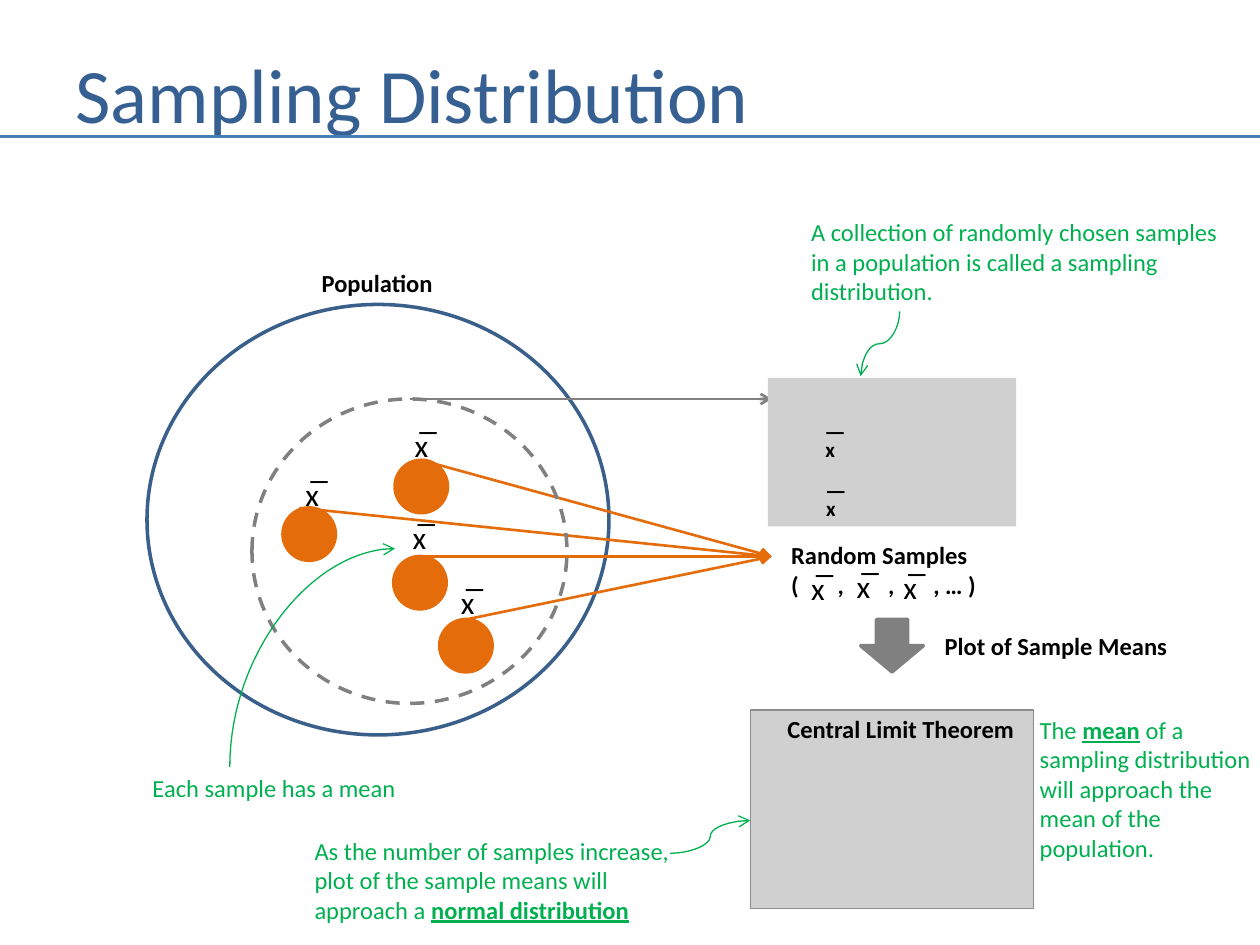
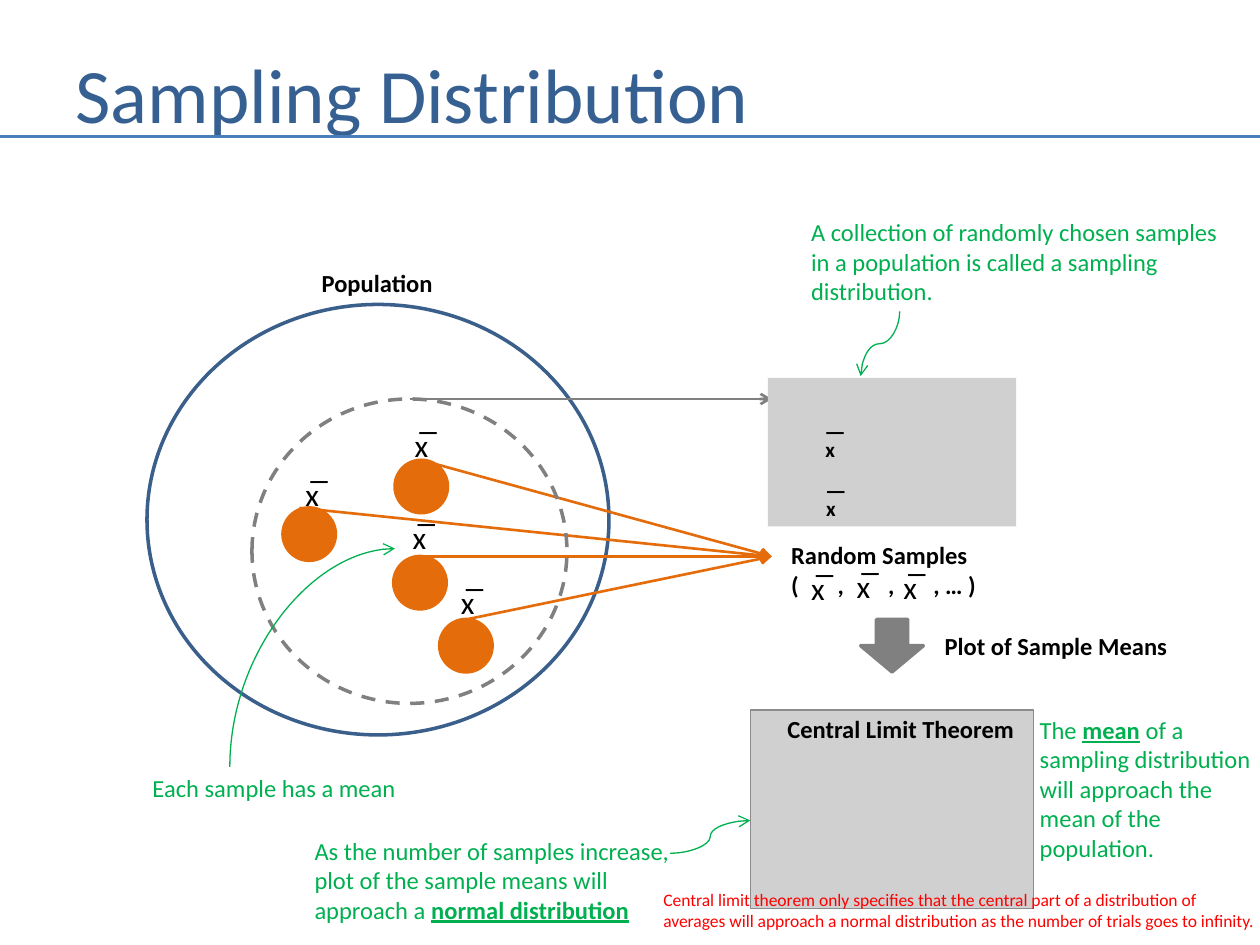
Before and after one commit to andrewferlitsch/Portland-Data-Science-Group, a slide deck: slide 9 of Presentations/Stats - Basics - Terms.pptx. Drawn at 1260x945 pixels with LibreOffice and Linux fonts; fonts in the diff are those of the drawing; grey boxes stand for pictures. Boxes give left, top, right and bottom in pixels: in the first picture for what was removed or moved away, otherwise in the second. Text is boxed around its words. In the diff, an @@ line names an element or a change of style, - is before the commit and + after.

```diff
--- a/Presentations/Stats - Basics - Terms.pptx
+++ b/Presentations/Stats - Basics - Terms.pptx
@@ text added at (x1=663, y1=892, x2=1253, y2=930), 10 pt, text #FF0000 @@
+Central limit theorem only specifies that the central part of a distribution of
+averages will approach a normal distribution as the number of trials goes to infinity.
```
Also in this commit, not shown: 2 slides added.
